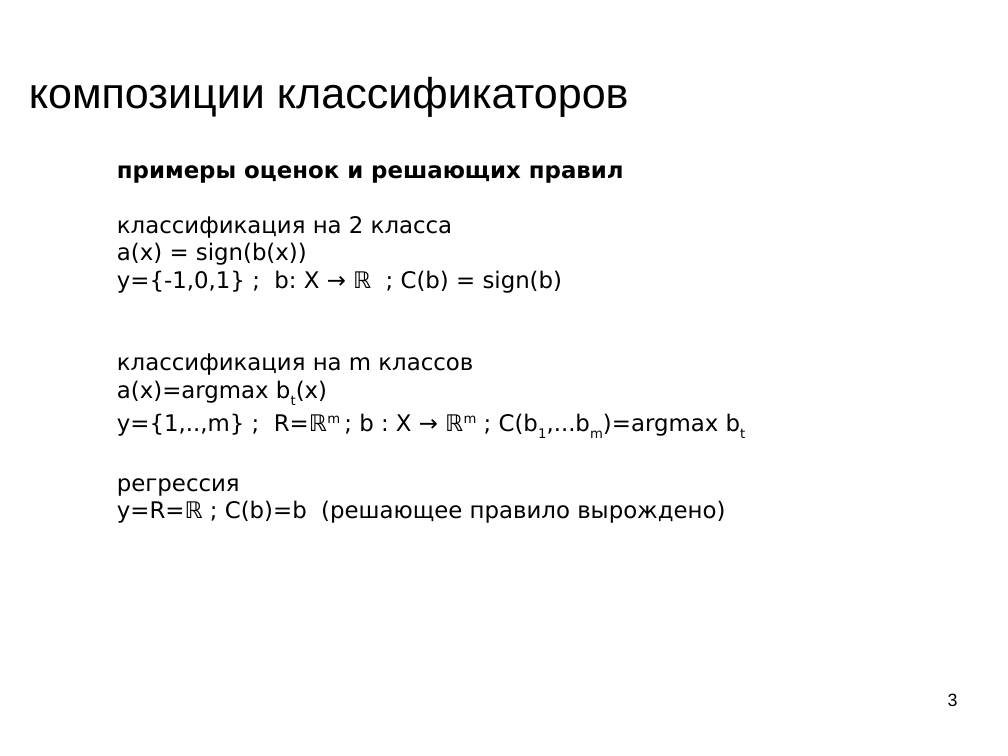
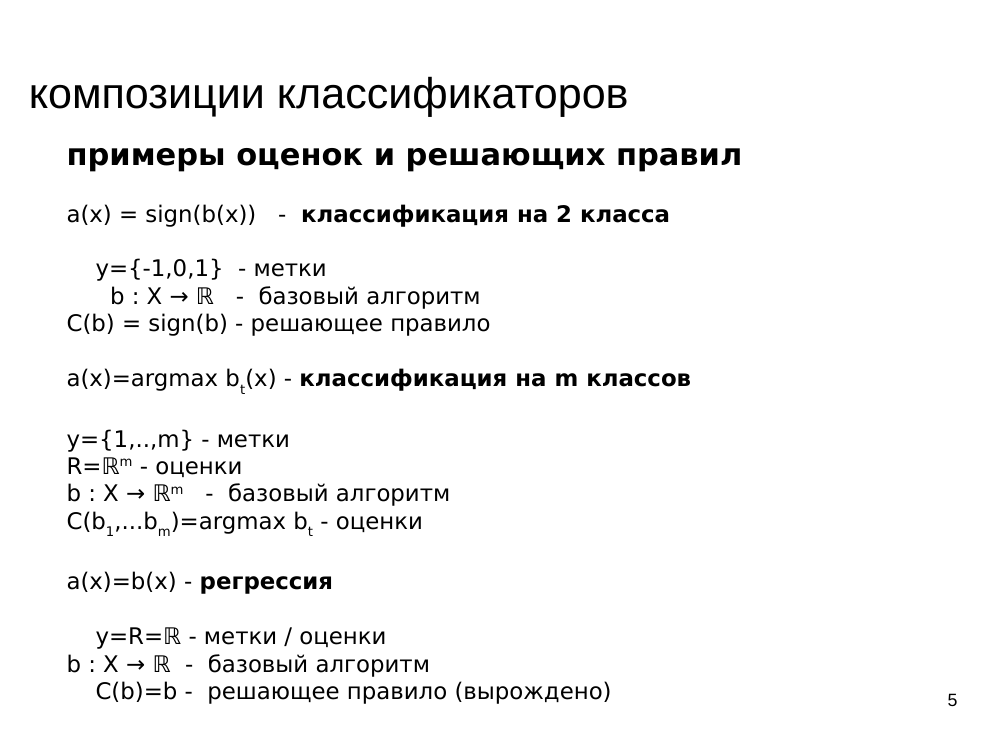
Before and after one commit to mechanoid5/ml_lectorium_legacy, a slide deck: slide 5 of 11-boost.odp (slide 3 before the commit). Drawn at 1008x756 pixels with LibreOffice and Linux fonts; fonts in the diff are those of the drawing; background and template pictures are left out. Boxes give left, top, right and bottom in pixels: in the first picture for what was removed or moved away, otherwise in the second. Text is boxed around its words. In the diff, an @@ line names an element or a change of style, - is before the commit and + after.

```diff
--- a/11-boost.odp
+++ b/11-boost.odp
@@ text "примеры оценок и решающих правил": place and size @@
-text "примеры оценок и решающих правил" at <box>117,165,725,523</box>
+text "примеры оценок и решающих правил" at <box>67,148,742,704</box>
@@ text at <box>67,148,742,171</box>: size 18 to 24 pt in "примеры оценок и решающих правил" @@
@@ text at <box>67,204,691,704</box>: text changed @@
-классификация на 2 класса
-a(x) = sign(b(x))
-y={-1,0,1} ; b: X → ℝ ; C(b) = sign(b)
-классификация на m классов
-a(x)=argmax bt(x)
-y={1,..,m} ; R=ℝm ; b : X → ℝm ; C(b1,...bm)=argmax bt
-регрессия
-y=R=ℝ ; C(b)=b (решающее правило вырождено)
+a(x) = sign(b(x)) - классификация на 2 класса
+y={-1,0,1} - метки
+b : X → ℝ - базовый алгоритм
+C(b) = sign(b) - решающее правило
+a(x)=argmax bt(x) - классификация на m классов
+y={1,..,m} - метки
+R=ℝm - оценки
+b : X → ℝm - базовый алгоритм
+C(b1,...bm)=argmax bt - оценки
+a(x)=b(x) - регрессия
+y=R=ℝ - метки / оценки
+b : X → ℝ - базовый алгоритм
+C(b)=b - решающее правило (вырождено)
@@ page number at <box>948,693,958,706</box>: text changed @@
-3
+5
```
Also in this commit, not shown: 10 other slides changed, 13 slides added, 1 other file.
